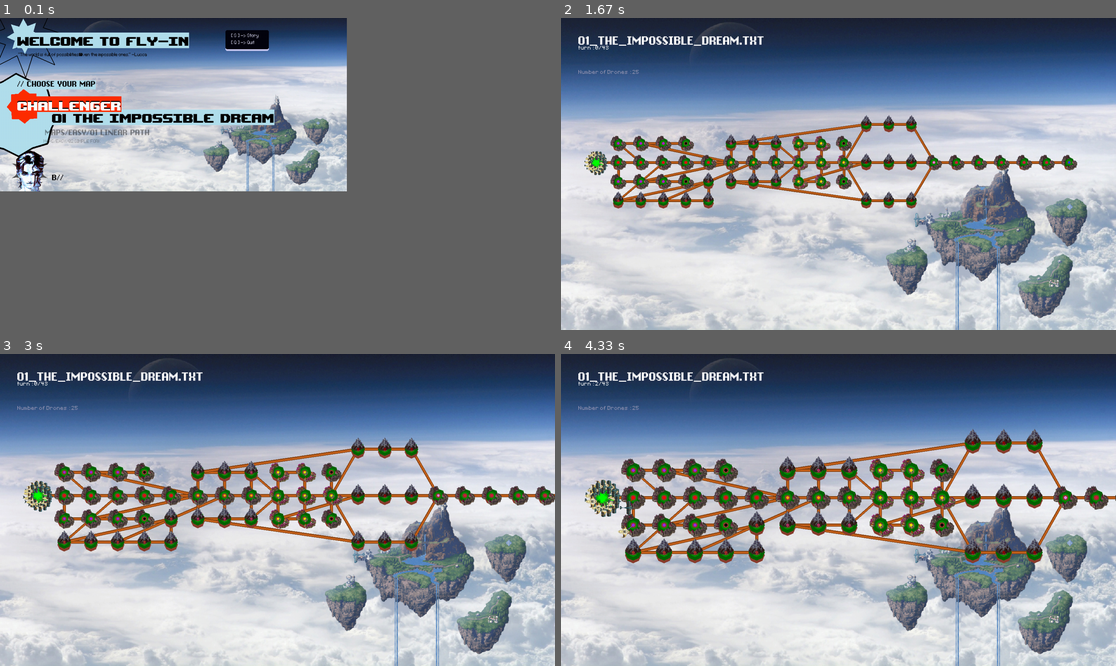
Above: before the commit, frames 1-4 (two rows, left to right).
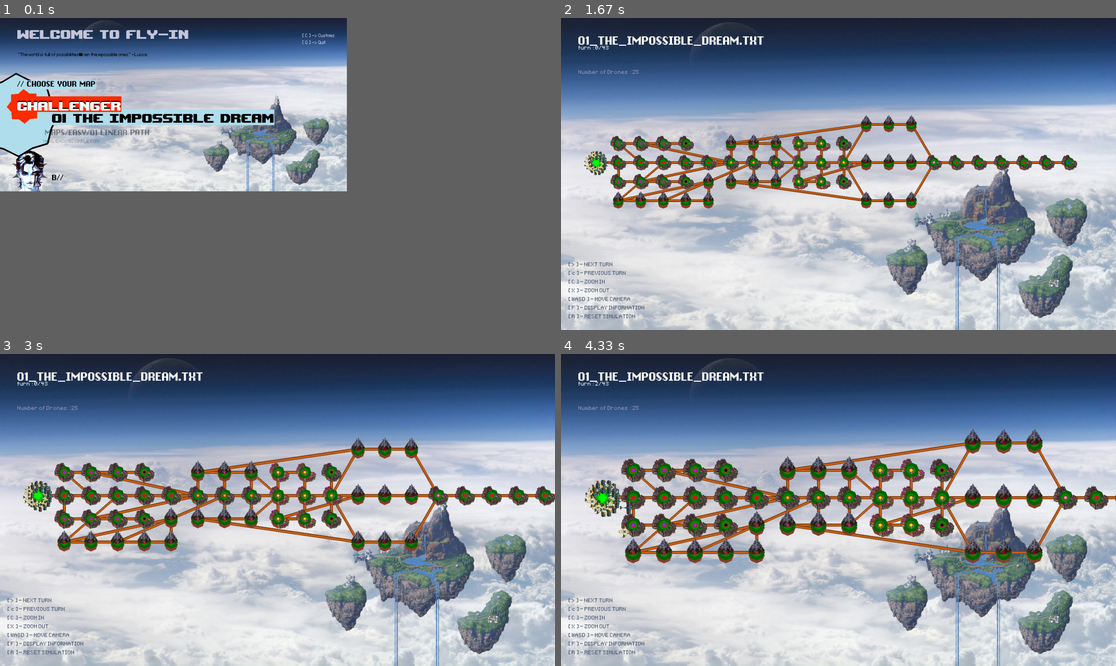
Above: after the commit, the same moments.

Repository: bilalium1/fly-in
Game: pygame game, started from main.py
The game is run twice, just before and just after one commit, with the same random seed, the same clock (stepped at 60 frames per second) and the same inputs.
Inputs:
- Up to frame 1 (0.1 s): no input
- Up to frame 2 (1.67 s): tap Enter at 0.33 s; hold Right 0.67-1.13 s; hold Left from 1.17 s (still down)
- Up to frame 3 (3 s): release Left at 1.7 s; hold Left 1.73-2.13 s; tap C at 1.88 s; hold Right 2.17-2.8 s; hold Left from 2.83 s (still down)
- Up to frame 4 (4.33 s): release Left at 3.3 s; hold Right 3.33-3.8 s; tap C at 3.48 s; hold Right 3.83-4.3 s

The runs differ from the first frame. In frame 1, 2.4% of the frame differs, in the area x 0-61%, y 0-20%; in frame 2, 0.4%; in frame 3, 0.4%; in frame 4, 0.4%.

Commit message:
VISUAL TWEAKS KMS

Diff:
--- a/visualizer/menu_vis.py
+++ b/visualizer/menu_vis.py
@@ -3,8 +3,9 @@
 import random
 import time
 from pathlib import Path
+from typing import List, Union
+
 import pygame
-from typing import List, Union
 
 from visualizer.manoria_vis import manoria
 
@@ -25,339 +26,222 @@
     '"Even in despair, there is a path forward." -Schala',
 ]
 
-chrono_font = "fonts/ChronoType.ttf"
-pixel_font = "fonts/Pixeltype.ttf"
-heav_font = "fonts/upheavtt.ttf"
+chrono_font, pixel_font, heav_font = "fonts/ChronoType.ttf", "fonts/Pixeltype.ttf", "fonts/upheavtt.ttf"
 
 Color = Union[str, tuple[int, int, int]]
+
+DIFF_COLORS: dict[str, Color] = {
+    "RIDA SBA3": "black",
+    "ISHMAEL": "magenta",
+    "SONIC": "blue",
+    "EASY": "green3",
+    "MEDIUM": "orange",
+    "HARD": "crimson",
+    # CHALLENGER's color is computed dynamically (hue-cycled), see get_diff_color()
+}
 
 
 def loop_y(t: float, screen_h: int, speed: float) -> float:
     return (t * speed * screen_h) % (screen_h + 500)
 
 
+def load_maps(folder: str) -> List[str]:
+    return [str(f) for f in Path(folder).rglob("*") if str(f).endswith(".txt")]
+
+
 class MenuViz:
     def __init__(self) -> None:
-        # INIT PYGAME AND MIXER
         pygame.init()
         pygame.mixer.init()
 
-        # INIT SCREEN AND CLOCK
-        self.screen = pygame.display.set_mode((1000, 500))
+        self.SCREEN_X, self.SCREEN_Y = 1000, 500
+        self.screen = pygame.display.set_mode((self.SCREEN_X, self.SCREEN_Y))
         self.clock = pygame.time.Clock()
         self.running = True
 
-        # CHANGE WINDOW TITLE AND ICON
         pygame.display.set_caption("Fly-In Trigger")
         pygame.display.set_icon(pygame.image.load("images/chronoIcon.png"))
 
-        # LOAD MUSIC
         pygame.mixer.music.load("sounds/menu.mp3")
         pygame.mixer.music.set_volume(0.5)
         pygame.mixer.music.play(loops=-1)
         pygame.mixer.music.set_pos(0.5)
 
-        # LOAD SOUND EFFECTS
         self.select_sound = pygame.mixer.Sound("sounds/blipSelect.wav")
         self.enter_sound = pygame.mixer.Sound("sounds/Enter.wav")
         self.select_sound.set_volume(0.2)
         self.enter_sound.set_volume(0.4)
 
-        # LOAD BACKGROUND IMAGE
-        self.img = pygame.image.load("images/crono.jpg").convert()
-        self.img = pygame.transform.scale(self.img, self.screen.get_size())
-
-        # LOAD EPOCH (SPACESHIP)
-        self.epoch = pygame.image.load("images/epoch.png")
-        self.epoch = pygame.transform.scale(self.epoch, (120, 100))
+        self.img = pygame.transform.scale(
+            pygame.image.load("images/crono.jpg").convert(), self.screen.get_size()
+        )
+        self.epoch = pygame.transform.scale(pygame.image.load("images/epoch.png"), (120, 100))
         self.epoch.set_alpha(200)
-
-        self.pfp = pygame.image.load("images/pfp.png")
-        self.pfp = pygame.transform.scale(self.pfp, (120, 120))
-
-        # LOAD ALL FONTS
+        self.pfp = pygame.transform.scale(pygame.image.load("images/pfp.png"), (120, 120))
+
         pygame.font.init()
         self.big_font = pygame.font.Font(heav_font, 50)
         self.small_font = pygame.font.Font(chrono_font, 32)
         self.smaller_font = pygame.font.Font(pixel_font, 21)
         self.smallest_font = pygame.font.Font(pixel_font, 16)
 
-        self.maps: List[str] = [
-            str(f) for f in Path("maps").rglob("*") if str(f).endswith(".txt")
-        ]
-
-        # USEFUL VALUES
         self.customs = False
         self.hue = 0.0
         self.m_pos = pygame.Vector2(150, 260)
         self.i = 0
+        self.maps = load_maps("maps")
         self.n_maps = len(self.maps)
-        if self.n_maps > 0:
-            self.current_map = self.maps[0]
-        else:
-            self.current_map = ""
-        self.chosen_quote = quotes[random.randint(0, len(quotes) - 1)]
+        self.current_map = self.maps[0] if self.n_maps else ""
+        self.chosen_quote = random.choice(quotes)
 
     def create_star(
         self, points: int, cx: float, cy: float,
-        outer_radius: int, inner_radius: int,
-        inner: bool, rot: float
+        outer_radius: int, inner_radius: int, inner: bool, rot: float
     ) -> List:
-        """
-        THIS IS THE BEST FUNCTION TO EVER EXIST. CREDIT TO IHSSANE
-        -> Create a bunch of vertices in a circle, which when draw in a
-        polygon make up a star with however many points specified, this
-        is also used for drawing hexagons/pentagons and such...
-
-        cx, cy : position
-        outer_radius, inner_radius : star/polygon radius
-        inner : if True draws a star in mind
-        rot : rotation offset
-        """
+        """Build vertices for a star/polygon shape (also used for hexagons/pentagons)."""
         if points < 2:
-            points = 10
-            inner_radius = outer_radius
+            points, inner_radius = 10, outer_radius
+
+        n = points * 2 if inner else points
+        step = math.pi / points if inner else 2 * math.pi / points
         vertices = []
-        if inner:
-            for i in range(points * 2):
-                angle = math.pi / 2 + i * math.pi / points
-                radius = outer_radius if i % 2 == 0 else inner_radius
-
-                x = cx + math.cos(angle + rot) * radius
-                y = cy - math.sin(angle + rot) * radius
-
-                vertices.append((x, y))
-
+        for idx in range(n):
+            angle = math.pi / 2 + idx * step
+            radius = (outer_radius if idx % 2 == 0 else inner_radius) if inner else outer_radius
+            vertices.append((cx + math.cos(angle + rot) * radius, cy - math.sin(angle + rot) * radius))
+        return vertices
+
+    def toggle_customs(self) -> None:
+        self.customs = not self.customs
+        self.maps = load_maps("customs" if self.customs else "maps")
+        self.n_maps = len(self.maps)
+        self.i = 0
+
+    def get_diff_color(self, difficulty: str) -> Color:
+        if difficulty.upper() == "CHALLENGER":
+            r, g, b = colorsys.hsv_to_rgb(self.hue, 1, 1)
+            return int(r * 255), int(g * 255), int(b * 255)
+        return DIFF_COLORS.get(difficulty.upper(), "grey")
+
+    def handle_keydown(self, key: int) -> Union[str, None]:
+        if key in (pygame.K_DOWN, pygame.K_UP) and self.n_maps > 0:
+            self.m_pos += pygame.Vector2(20, 0)
+            self.select_sound.play()
+            self.i = (self.i + (1 if key == pygame.K_DOWN else -1)) % self.n_maps
+
+        if key == pygame.K_c:
+            self.toggle_customs()
+
+        if self.n_maps > 0:
+            self.current_map = self.maps[self.i]
+
+        if key == pygame.K_RETURN:
+            if self.n_maps == 0:
+                return ""
+            pygame.mixer.music.fadeout(300)
+            self.enter_sound.play()
+            self.enter_sound.set_volume(0.1)
+            time.sleep(0.3)
+            return self.current_map
+
+        if key == pygame.K_s:
+            manoria()
+
+        if key in (pygame.K_q, pygame.K_ESCAPE):
+            return ""
+
+        return None
+
+    def render_map_selector(self) -> None:
+        choose = self.small_font.render("// CHOOSE YOUR MAP", True, (10, 10, 12), "lightblue2")
+        mapping = self.current_map.split("/")
+        map_name = mapping[-1][:-4].replace("_", " ").upper()
+        difficulty = mapping[-2]
+        color = self.get_diff_color(difficulty)
+
+        diff = self.big_font.render(difficulty, True, "black", color)
+        diff_shadow = self.big_font.render(difficulty, True, "white")
+        map_txt = self.big_font.render(map_name, True, (0, 0, 0), "lightblue2")
+
+        n_map = self.small_font.render(
+            self.maps[(self.i + 1) % self.n_maps][:-4].replace("_", " ").upper(), True, (0, 0, 0)
+        )
+        nn_map = self.smaller_font.render(
+            self.maps[(self.i + 2) % self.n_maps][:-4].replace("_", " ").upper(), True, (0, 0, 0)
+        )
+
+        self.m_pos = self.m_pos.lerp((150, 270), 0.2)
+
+        star3 = self.create_star(8, self.m_pos.x - 100, 280, 120, 105, True, self.hue)
+        star4 = self.create_star(8, self.m_pos.x - 80, 255, 50, 40, True, self.hue)
+        pygame.draw.polygon(self.screen, "lightblue2", star3, 0)
+        pygame.draw.polygon(self.screen, "black", star3, 5)
+        pygame.draw.polygon(self.screen, color, star4, 0)
+
+        n_map.set_alpha(100)
+        nn_map.set_alpha(70)
+
+        self.screen.blit(choose, (50, 180))
+        self.screen.blit(map_txt, self.m_pos)
+        self.screen.blit(diff, self.m_pos + (-100, -38))
+        self.screen.blit(diff_shadow, self.m_pos + (-100, -35))
+        self.screen.blit(n_map, (130, 320))
+        self.screen.blit(nn_map, (125, 350))
+
+    def render_no_maps(self) -> None:
+        self.screen.blit(
+            self.big_font.render("NO MAPS FOUND", False, "black", "lightblue2"), (100, 200)
+        )
+        self.screen.blit(
+            self.small_font.render(
+                "put any maps you have in the maps/ folder.", False, "black", "lightblue2"
+            ),
+            (100, 250),
+        )
+
+    def render_frame(self) -> None:
+        self.screen.blit(self.img, (0, 0))
+        self.hue += 0.01
+
+        y = loop_y(time.time(), self.screen.get_height(), speed=0.05)
+        self.screen.blit(self.epoch, (800, y - 200))
+        self.screen.blit(self.pfp, (25, 380))
+
+        wobble = math.sin(time.time() * 3 - 0.5) * 8
+        header = self.big_font.render("WELCOME TO FLY-IN", True, (200,200,220))
+        header_sh = self.big_font.render("WELCOME TO FLY-IN", True, (100, 120, 150))
+        header_hs = self.big_font.render("WELCOME TO FLY-IN", True, (5, 5, 8))
+
+        if self.n_maps != 0:
+            self.render_map_selector()
         else:
-            for i in range(points):
-                angle = math.pi / 2 + i * (2 * math.pi / points)
-
-                x = cx + math.cos(angle + rot) * outer_radius
-                y = cy - math.sin(angle + rot) * outer_radius
-
-                vertices.append((x, y))
-
-        return vertices
+            self.render_no_maps()
+
+        self.screen.blit(header_hs, (50, 30 + wobble))
+        self.screen.blit(header_sh, (50, 30 + math.sin(time.time() * 3 - 0.2) * 8))
+        self.screen.blit(header, (50, 30 + math.sin(time.time() * 3) * 8))
+
+        quote = self.smaller_font.render(f" {self.chosen_quote} ", True, (10, 10, 12))
+        credit = self.small_font.render("B//", True, (10, 10, 12))
+        keys_story = self.smaller_font.render("[ C ] -> Customs", True, (200, 200, 220))
+        keys_quit = self.smaller_font.render("[ Q ] -> Quit", True, (200, 200, 220))
+
+        self.screen.blit(keys_story, (self.SCREEN_X - 130, 45))
+        self.screen.blit(keys_quit, (self.SCREEN_X - 130, 65))
+        self.screen.blit(quote, (50, 100))
+        self.screen.blit(credit, (150, 450))
 
     def run(self) -> str:
         while self.running:
             for event in pygame.event.get():
-                # EVENT FOR EDNING PROGRAM DUHH
                 if event.type == pygame.QUIT:
                     self.running = False
-
-                # ALL KEY EVENTS
                 elif event.type == pygame.KEYDOWN:
-                    # GO DOWN IN MAP SELECTION
-                    if event.key == pygame.K_DOWN and self.n_maps > 0:
-                        self.m_pos += pygame.Vector2(20, 0)
-                        self.select_sound.play()
-                        self.i = (self.i + 1) % self.n_maps
-
-                    # GO UHP IN MAP SELECTIONNNE
-                    if event.key == pygame.K_UP and self.n_maps > 0:
-                        self.m_pos += pygame.Vector2(20, 0)
-                        self.select_sound.play()
-                        self.i = (self.i - 1) % self.n_maps
-
-                    if event.key == pygame.K_c:
-                        if not self.customs:
-                            self.maps = [
-                                str(file)
-                                for file in Path("customs").rglob("*")
-                                if str(file).endswith(".txt")
-                            ]
-                            self.n_maps = len(self.maps)
-                            self.i = 0
-                            self.customs = True
-                        else:
-                            self.maps = [
-                                str(file)
-                                for file in Path("maps").rglob("*")
-                                if str(file).endswith(".txt")
-                            ]
-                            self.n_maps = len(self.maps)
-                            self.i = 0
-                            self.customs = False
-
-                    if self.n_maps > 0:
-                        self.current_map = self.maps[self.i]
-
-                    # SELECT MAP
-                    if event.key == pygame.K_RETURN:
-                        if self.n_maps == 0:
-                            return ""
-                        pygame.mixer.music.fadeout(300)
-                        self.enter_sound.play()
-                        self.enter_sound.set_volume(0.1)
-                        time.sleep(0.3)
-                        return self.current_map
-
-                    # SWITCH TO STORY MODE
-                    if event.key == pygame.K_s:
-                        manoria()
-
-                    # LEAVE
-                    if event.key == pygame.K_q or event.key == pygame.K_ESCAPE:
-                        return ""
-
-            # RENDER BACKGROUND IMAGE
-            self.screen.blit(self.img, (0, 0))
-
-            # ADD IN HUE (THIS COMES IN HANDY LATER TRUST)
-            self.hue += 0.01
-
-            # THIS IS FOR WHEN EPOCH FLIES FROM UP TO DOWN
-            y = loop_y(time.time(), self.screen.get_height(), speed=0.05)
-            self.screen.blit(self.epoch, (800, y - 200))
-
-            self.screen.blit(self.pfp, (25, 380))
-
-            # THIS IS FOR HEADER
-            header = self.big_font.render("WELCOME TO FLY-IN", True, "black")
-            header_sh = self.big_font.render(
-                "WELCOME TO FLY-IN", True, (100, 120, 150))
-            header_hs = self.big_font.render(
-                "WELCOME TO FLY-IN", True, (5, 5, 8), "lightblue2"
-            )
-
-            if self.n_maps != 0:
-                choose = self.small_font.render(
-                    "// CHOOSE YOUR MAP", True, (10, 10, 12), "lightblue2"
-                )
-                mapping: List[str] = self.current_map.split("/")
-                map_name = mapping[-1][:-4].replace("_", " ").upper()
-                difficulty: str = mapping[-2]
-
-                r, g, b = colorsys.hsv_to_rgb(self.hue, 1, 1)
-
-                diff_colors: dict[str, Color] = {
-                    "RIDA SBA3": "black",
-                    "ISHMAEL": "magenta",
-                    "NIGGER": "brown",
-                    "SONIC": "blue",
-                    "EASY": "green3",
-                    "MEDIUM": "orange",
-                    "HARD": "crimson",
-                    "CHALLENGER": (int(r * 255), int(g * 255), int(b * 255)),
-                }
-
-                color: Color = "grey"
-
-                if difficulty.upper() in diff_colors.keys():
-                    color = diff_colors[difficulty.upper()]
-
-                diff = self.big_font.render(difficulty, True, "black", color)
-                diff_shadow = self.big_font.render(difficulty, True, "white")
-
-                map_txt = self.big_font.render(
-                    map_name,
-                    True,
-                    (0, 0, 0),
-                    "lightblue2",
-                )
-
-                n_map = self.small_font.render(
-                    self.maps[(self.i + 1) % self.n_maps][:-4]
-                    .replace("_", " ")
-                    .upper(),
-                    True,
-                    (0, 0, 0),
-                )
-
-                nn_map = self.smaller_font.render(
-                    self.maps[(self.i + 2) % self.n_maps][:-4]
-                    .replace("_", " ")
-                    .upper(),
-                    True,
-                    (0, 0, 0),
-                )
-
-                self.m_pos = self.m_pos.lerp((150, 270), 0.2)
-
-                star3 = self.create_star(
-                    8, self.m_pos.x - 100, 280, 120, 105, True, self.hue
-                )
-                star4 = self.create_star(
-                    8, self.m_pos.x - 80, 255, 50, 40, True, self.hue
-                )
-                pygame.draw.polygon(self.screen, "lightblue2", star3, 0)
-                pygame.draw.polygon(self.screen, "black", star3, 5)
-                pygame.draw.polygon(self.screen, color, star4, 0)
-
-                n_map.set_alpha(100)
-                nn_map.set_alpha(70)
-
-                self.screen.blit(choose, (50, 180))
-                self.screen.blit(map_txt, self.m_pos)
-                self.screen.blit(diff, self.m_pos + (-100, -38))
-                self.screen.blit(diff_shadow, self.m_pos + (-100, -35))
-                self.screen.blit(n_map, (130, 320))
-                self.screen.blit(nn_map, (125, 350))
-            else:
-                nomaps_txt = self.big_font.render(
-                    "NO MAPS FOUND", False, "black", "lightblue2"
-                )
-                helper_txt = self.small_font.render(
-                    "put any maps you have in the maps/ folder.",
-                    False,
-                    "black",
-                    "lightblue2",
-                )
-
-                self.screen.blit(nomaps_txt, (100, 200))
-                self.screen.blit(helper_txt, (100, 250))
-
-            star = self.create_star(
-                8,
-                70,
-                60 + math.sin(time.time() * 3 - 0.5) * 8,
-                120,
-                60,
-                True,
-                self.hue,
-            )
-            star2 = self.create_star(
-                8,
-                70,
-                60 + math.sin(time.time() * 3 - 0.5) * 8,
-                50,
-                30,
-                True,
-                self.hue * 2,
-            )
-
-            pygame.draw.polygon(self.screen, "black", star, 2)
-            pygame.draw.polygon(self.screen, "lightblue2", star2, 0)
-
-            self.screen.blit(
-                header_hs, (50, 50 + math.sin(time.time() * 3 - 0.5) * 8))
-            self.screen.blit(
-                header_sh, (50, 50 + math.sin(time.time() * 3 - 0.2) * 8))
-            self.screen.blit(
-                header, (50, 50 + math.sin(time.time() * 3) * 8))
-
-            quote = self.smaller_font.render(
-                " " + self.chosen_quote + " ", True, (10, 10, 12)
-            )
-            credit = self.small_font.render("B//", True, (10, 10, 12))
-
-            keys_story = self.smaller_font.render(
-                "[ S ] -> Story", True, (200, 200, 220)
-            )
-            keys_quit = self.smaller_font.render(
-                "[ Q ] -> Quit", True, (200, 200, 220))
-
-            pygame.draw.rect(
-                self.screen, (200, 200, 240), (650, 40, 125, 55), 0, 5)
-            pygame.draw.rect(self.screen, (5, 5, 15), (650, 35, 125, 55), 0, 5)
-
-            self.screen.blit(keys_story, (665, 45))
-            self.screen.blit(keys_quit, (665, 65))
-
-            self.screen.blit(quote, (50, 100))
-            self.screen.blit(credit, (150, 450))
-
+                    result = self.handle_keydown(event.key)
+                    if result is not None:
+                        return result
+
+            self.render_frame()
             pygame.display.flip()
             self.clock.tick(30)
 
--- a/visualizer/sim_vis.py
+++ b/visualizer/sim_vis.py
@@ -166,6 +166,8 @@
                         self.epoch_sound.play()
 
                     if event.key == pygame.K_r:
+                        self.zoom_offset.x = 0
+                        self.zoom_offset.y = 0
                         self.turn = 0
                         self.epoch_sound.play()
 
@@ -482,6 +484,27 @@
             self.screen.blit(max_drones, (50, 150))
             self.screen.blit(self.info_layer, (0, 0))
 
+            # ===== CONTROLS MENU (BOTTOM LEFT) =====
+            menu_texts = [
+                "[ > ] - NEXT TURN",
+                "[ < ] - PREVIOUS TURN",
+                "[ C ] - ZOOM IN",
+                "[ X ] - ZOOM OUT",
+                "[ WASD ] - MOVE CAMERA",
+                "[ F ] - DISPLAY INFORMATION",
+                "[ R ] - RESET SIMULATION",
+            ]
+
+            # low saturated dark greyish blue
+            menu_color = (70, 85, 110)
+
+            start_x = 20
+            start_y = self.SCREEN_Y - (len(menu_texts) * 25) - 20
+
+            for i, text in enumerate(menu_texts):
+                txt_surface = self.my_font.render(text, True, menu_color)
+                self.screen.blit(txt_surface, (start_x, start_y + i * 25))
+
             pygame.display.flip()
             self.clock.tick(60)
 
